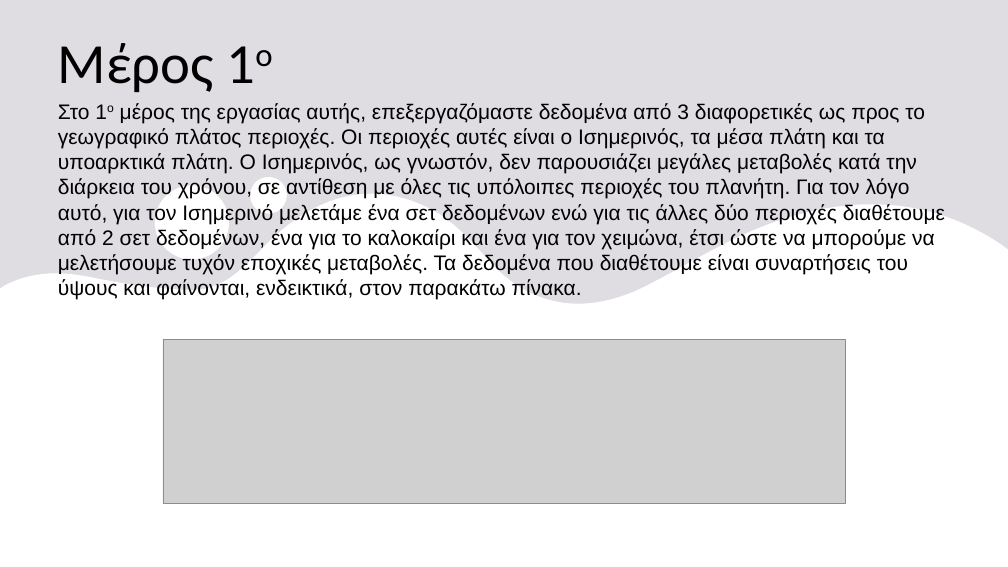
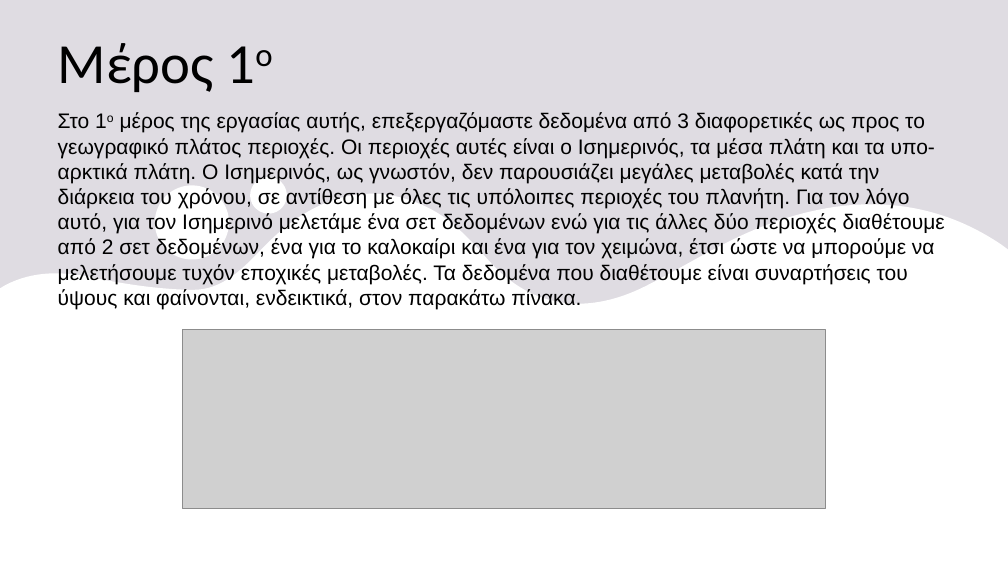
Before and after one commit to nadezsha/MSc---Applied-Meteorology-and-Environmental-Physics, a slide deck: slide 2 of Radiation and Atmosphere Interaction/Report 0/ΕργασίαΜηδέν.pptx. Drawn at 1008x567 pixels with LibreOffice and Linux fonts; fonts in the diff are those of the drawing; grey boxes stand for pictures. Boxes give left, top, right and bottom in pixels: in the first picture for what was removed or moved away, otherwise in the second. Text is boxed around its words. In the diff, an @@ line names an element or a change of style, - is before the commit and + after.

```diff
--- a/Radiation and Atmosphere Interaction/Report 0/ΕργασίαΜηδέν.pptx
+++ b/Radiation and Atmosphere Interaction/Report 0/ΕργασίαΜηδέν.pptx
@@ text at bbox=[58, 112, 945, 309]: text changed @@
-Στο 1ο μέρος της εργασίας αυτής, επεξεργαζόμαστε δεδομένα από 3 διαφορετικές ως προς το γεωγραφικό πλάτος περιοχές. Οι περιοχές αυτές είναι ο Ισημερινός, τα μέσα πλάτη και τα υποαρκτικά πλάτη. Ο Ισημερινός, ως γνωστόν, δεν παρουσιάζει μεγάλες μεταβολές κατά την διάρκεια του χρόνου, σε αντίθεση με όλες τις υπόλοιπες περιοχές του πλανήτη. Για τον λόγο αυτό, για τον Ισημερινό μελετάμε ένα σετ δεδομένων ενώ για τις άλλες δύο περιοχές διαθέτουμε από 2 σετ δεδομένων, ένα για το καλοκαίρι και ένα για τον χειμώνα, έτσι ώστε να μπορούμε να μελετήσουμε τυχόν εποχικές μεταβολές. Τα δεδομένα που διαθέτουμε είναι συναρτήσεις του ύψους και φαίνονται, ενδεικτικά, στον παρακάτω πίνακα.
+Στο 1ο μέρος της εργασίας αυτής, επεξεργαζόμαστε δεδομένα από 3 διαφορετικές ως προς το γεωγραφικό πλάτος περιοχές. Οι περιοχές αυτές είναι ο Ισημερινός, τα μέσα πλάτη και τα υπο-αρκτικά πλάτη. Ο Ισημερινός, ως γνωστόν, δεν παρουσιάζει μεγάλες μεταβολές κατά την διάρκεια του χρόνου, σε αντίθεση με όλες τις υπόλοιπες περιοχές του πλανήτη. Για τον λόγο αυτό, για τον Ισημερινό μελετάμε ένα σετ δεδομένων ενώ για τις άλλες δύο περιοχές διαθέτουμε από 2 σετ δεδομένων, ένα για το καλοκαίρι και ένα για τον χειμώνα, έτσι ώστε να μπορούμε να μελετήσουμε τυχόν εποχικές μεταβολές. Τα δεδομένα που διαθέτουμε είναι συναρτήσεις του ύψους και φαίνονται, ενδεικτικά, στον παρακάτω πίνακα.
@@ picture: place and size @@
-picture at bbox=[163, 340, 845, 503]
+picture at bbox=[182, 330, 825, 510]
```
Also in this commit, not shown: 10 other slides changed, 6 slides added.
